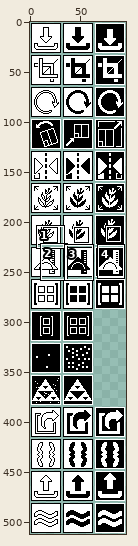
One commit to this pixel-art file: assets/gui/result_buttons.aseprite. The picture above shows the old version from afar; the outline marks the close-up.
Close-up. The starting point:
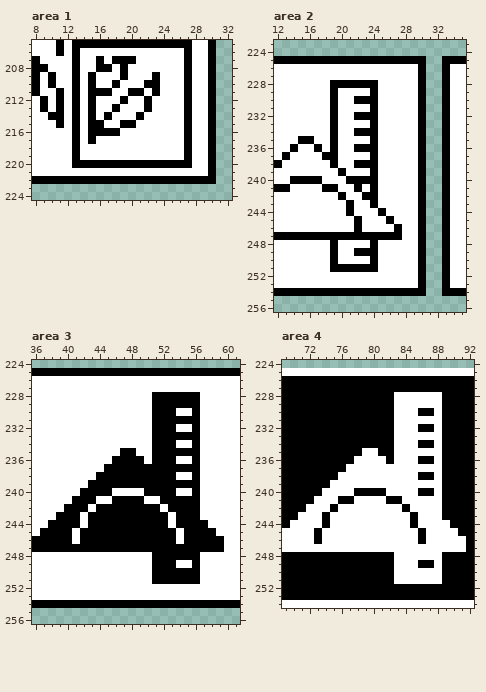
96x512 pixels, 1 frame. Shown: area 1: x 8..32, y 205..224; area 2: x 12..35, y 223..256; area 3: x 36..61, y 224..256; area 4: x 69..92, y 224..254. The commit also changed other parts of the picture, which this record leaves out.
The same view after the edit:
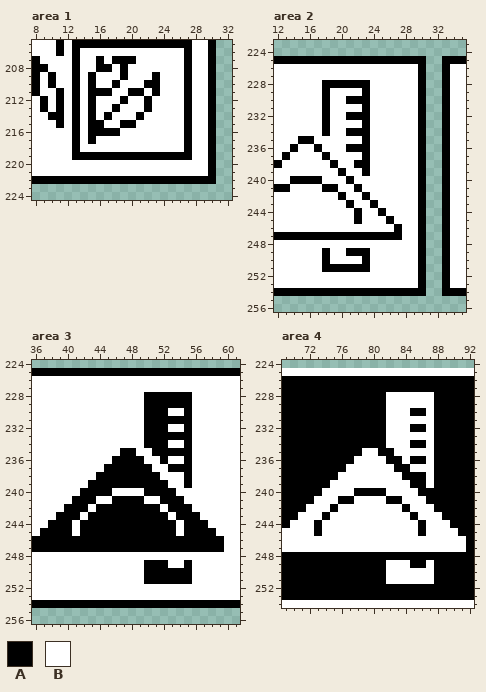
Palette (. is transparent): A #000000  B #ffffff
Edits made:
Area 1, layer "pic":
y 219: x 14..26 BBBBBBBBBBBBB -> AAAAAAAAAAAAA
y 220: x 13..27 AAAAAAAAAAAAAAA -> BBBBBBBBBBBBBBB
Area 2, layer "pic":
y 228: x 18 B -> A; x 24 A -> B
y 229: x 18..19 BA -> AB; x 23..24 BA -> AB
y 230: x 18..19 BA -> AB; x 21 B -> A; x 24 A -> B
y 231: x 18..19 BA -> AB; x 23..24 BA -> AB
y 232: x 18..19 BA -> AB; x 21 B -> A; x 24 A -> B
y 233: x 18..19 BA -> AB; x 23..24 BA -> AB
y 234: x 18..19 BA -> AB; x 21 B -> A; x 24 A -> B
y 235: x 19 A -> B; x 23..24 BA -> AB
y 236: x 19 A -> B; x 21 B -> A; x 24 A -> B
y 237: x 19 A -> B; x 23..24 BA -> AB
y 238: x 24 A -> B
y 239: x 23..24 BA -> AB
y 240: x 22..24 AAA -> BBB
y 241..242: x 24 A -> B
y 244: x 21..22 AB -> BA
y 246: x 22 A -> B
y 248: x 19 A -> B; x 24 A -> B
y 249: x 18..19 BA -> AB; x 21 B -> A; x 24 A -> B
y 250: x 18..19 BA -> AB; x 23..24 BA -> AB
y 251: x 18 B -> A; x 24 A -> B
Area 3, layer "pic":
y 228..229: x 50 B -> A; x 56 A -> B
y 230: x 50 B -> A; x 53 A -> B; x 55..56 BA -> AB
y 231: x 50 B -> A; x 56 A -> B
y 232: x 50 B -> A; x 53 A -> B; x 55..56 BA -> AB
y 233: x 50 B -> A; x 56 A -> B
y 234: x 50 B -> A; x 53 A -> B; x 55..56 BA -> AB
y 235: x 56 A -> B
y 236: x 51 A -> B; x 53 A -> B; x 55..56 BA -> AB
y 237: x 51..52 AA -> BB; x 56 A -> B
y 238: x 52..53 AA -> BB; x 55..56 BA -> AB
y 239: x 53..54 AA -> BB; x 56 A -> B
y 240: x 56 A -> B
y 241: x 55..56 AA -> BB
y 242: x 56 A -> B
y 244: x 41..42 AB -> BA; x 53..54 BA -> AB
y 246: x 41 B -> A; x 54 B -> A
y 248: x 51..56 AAAAAA -> BBBBBB
y 249: x 50 B -> A; x 53 A -> B; x 55..56 BA -> AB
y 250..251: x 50 B -> A; x 56 A -> B
Area 4, layer "pic":
y 228..229: x 82 A -> B; x 88 B -> A
y 230: x 82 A -> B; x 85 B -> A; x 87..88 AB -> BA
y 231: x 82 A -> B; x 88 B -> A
y 232: x 82 A -> B; x 85 B -> A; x 87..88 AB -> BA
y 233: x 82 A -> B; x 88 B -> A
y 234: x 82 A -> B; x 85 B -> A; x 87..88 AB -> BA
y 235: x 88 B -> A
y 236: x 83 B -> A; x 85 B -> A; x 87..88 AB -> BA
y 237: x 83..84 BB -> AA; x 88 B -> A
y 238: x 84..85 BB -> AA; x 87..88 AB -> BA
y 239: x 85..86 BB -> AA; x 88 B -> A
y 240: x 88 B -> A
y 241: x 87..88 BB -> AA
y 242: x 88 B -> A
y 244: x 73..74 BA -> AB; x 85..86 AB -> BA
y 246: x 73 A -> B; x 86 A -> B
y 248: x 83..88 BBBBBB -> AAAAAA
y 249: x 82 A -> B; x 85 B -> A; x 87..88 AB -> BA
y 250..251: x 82 A -> B; x 88 B -> A
Where, in picture pixels (left, top, right, bottom), the same in both close-ups:
changed: (72, 152, 192, 168)
changed: (322, 80, 378, 272)
changed: (144, 392, 200, 584)
changed: (72, 520, 88, 544)
changed: (386, 392, 442, 584)
changed: (314, 520, 330, 544)
